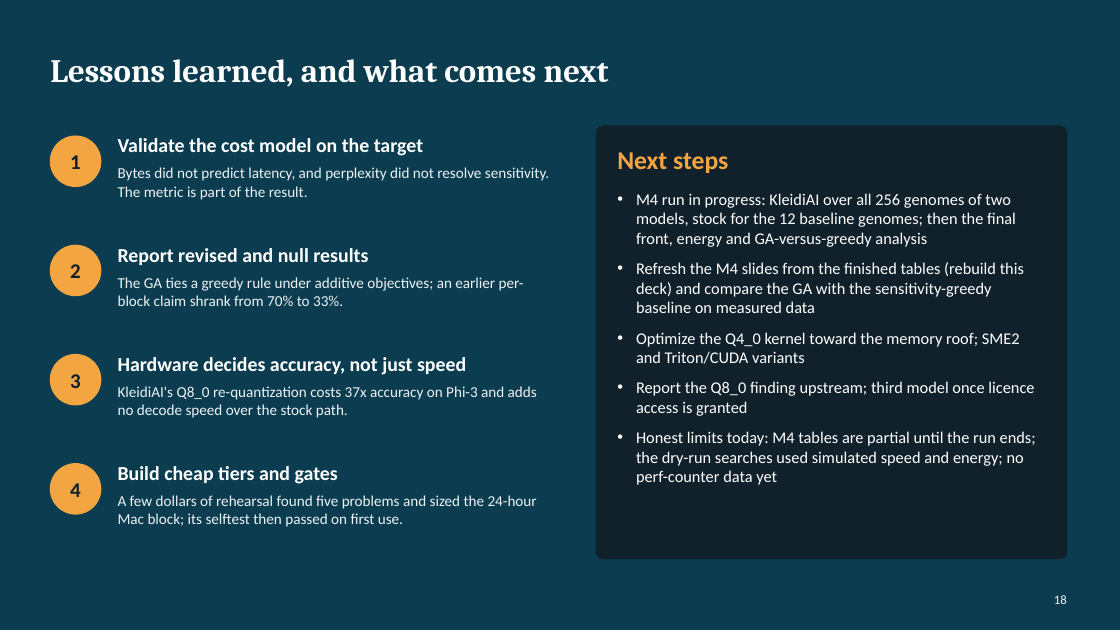
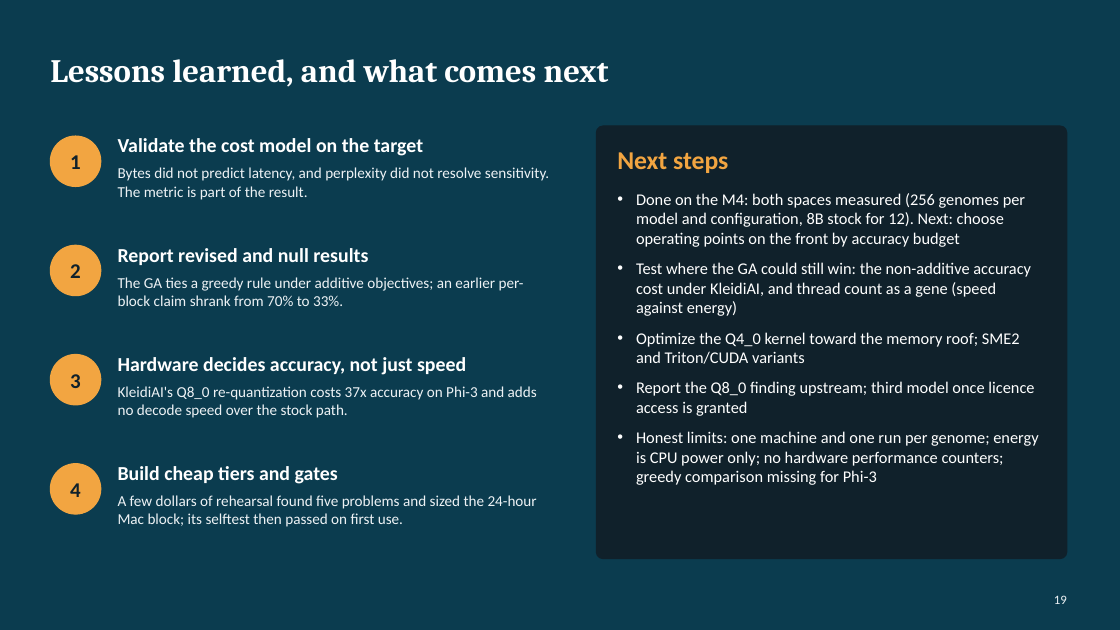
Before and after one commit to npwa/Evol_inference, a slide deck: slide 19 of presentation/Evol_inference_mac-m4.pptx (slide 18 before the commit). Drawn at 1120x630 pixels with LibreOffice and Linux fonts; fonts in the diff are those of the drawing. Boxes give left, top, right and bottom in pixels: in the first picture for what was removed or moved away, otherwise in the second. Text is boxed around its words. In the diff, an @@ line names an element or a change of style, - is before the commit and + after.

Commit message:
Record the Apple M4 results (plan section 24) and update the deck
- results: measured tables (8B: 256 genomes kai + 12 stock; Phi-3: 256 in both), analyses, queue files
- m4_analyze: --alphabet for restricted tables; skip the GA study when genomes are missing; queue passes the alphabet for Phi-3
- plan section 24, README_arm results, results manifest; deck: final 8B result, Phi-3 KleidiAI-vs-stock slide, closing slide

```diff
--- a/presentation/Evol_inference_mac-m4.pptx
+++ b/presentation/Evol_inference_mac-m4.pptx
@@ text at [636, 193, 1031, 316]: text changed @@
-• M4 run in progress: KleidiAI over all 256 genomes of two models, stock for the 12 baseline genomes; then the final front, energy and GA-versus-greedy analysis
-• Refresh the M4 slides from the finished tables (rebuild this deck) and compare the GA with the sensitivity-greedy baseline on measured data
+• Done on the M4: both spaces measured (256 genomes per model and configuration, 8B stock for 12). Next: choose operating points on the front by accuracy budget
+• Test where the GA could still win: the non-additive accuracy cost under KleidiAI, and thread count as a gene (speed against energy)
@@ text at [636, 431, 1038, 485]: text changed @@
-• Honest limits today: M4 tables are partial until the run ends; the dry-run searches used simulated speed and energy; no perf-counter data yet
+• Honest limits: one machine and one run per genome; energy is CPU power only; no hardware performance counters; greedy comparison missing for Phi-3
@@ page number at [1054, 595, 1067, 604]: text changed @@
-18
+19
```
Also in this commit, not shown: 3 other slides changed, 1 slide added, 18 other files.
